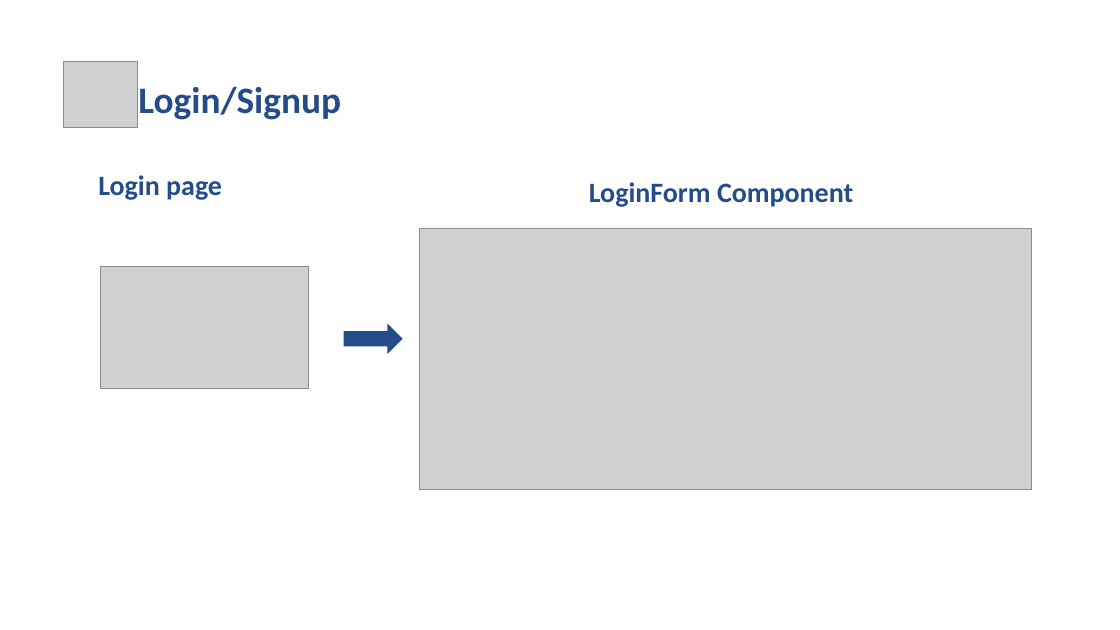
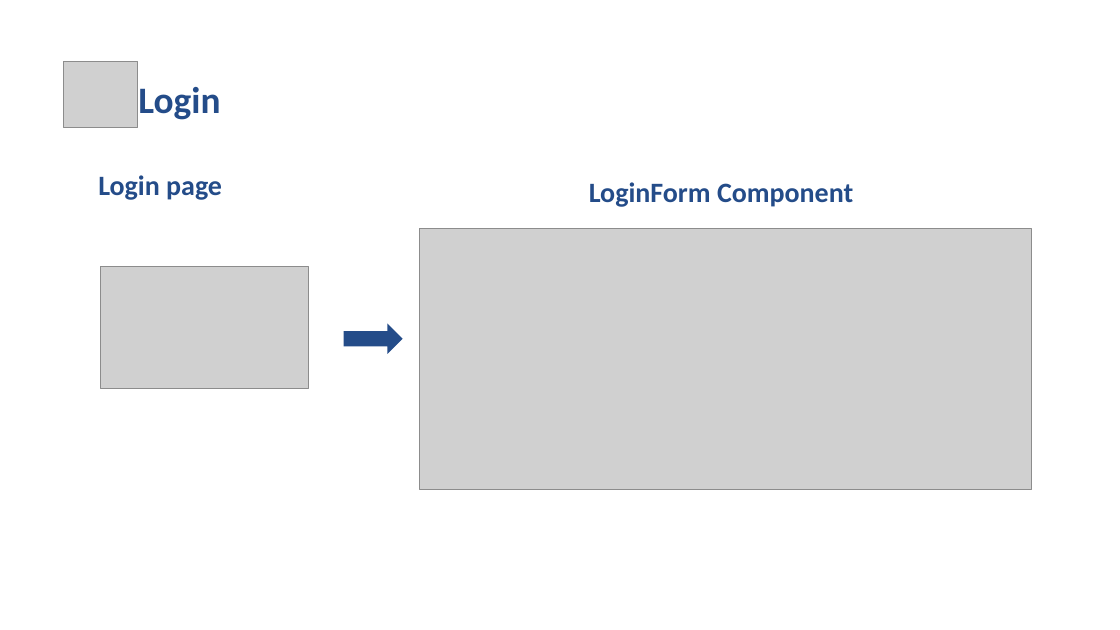
Before and after one commit to chongchen1999/TravelMingle, a slide deck: slide 12 of INFO6150-final.pptx. Drawn at 1120x630 pixels with LibreOffice and Linux fonts; fonts in the diff are those of the drawing; grey boxes stand for pictures; background and template pictures are left out. Boxes give left, top, right and bottom in pixels: in the first picture for what was removed or moved away, otherwise in the second. Text is boxed around its words. In the diff, an @@ line names an element or a change of style, - is before the commit and + after.

Commit message:
updated ppt

```diff
--- a/INFO6150-final.pptx
+++ b/INFO6150-final.pptx
@@ title at box(138, 87, 220, 120): text changed @@
-Login/Signup
+Login
```
